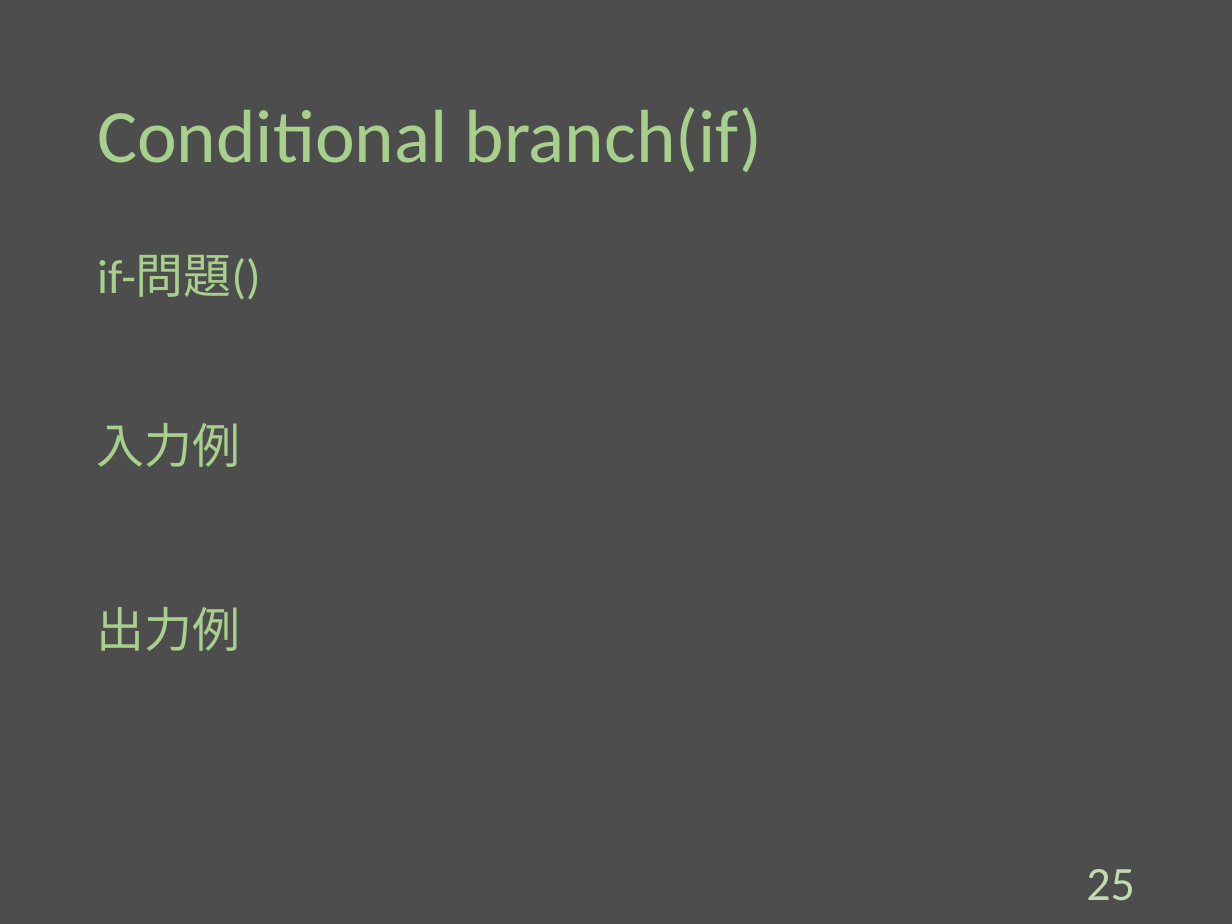
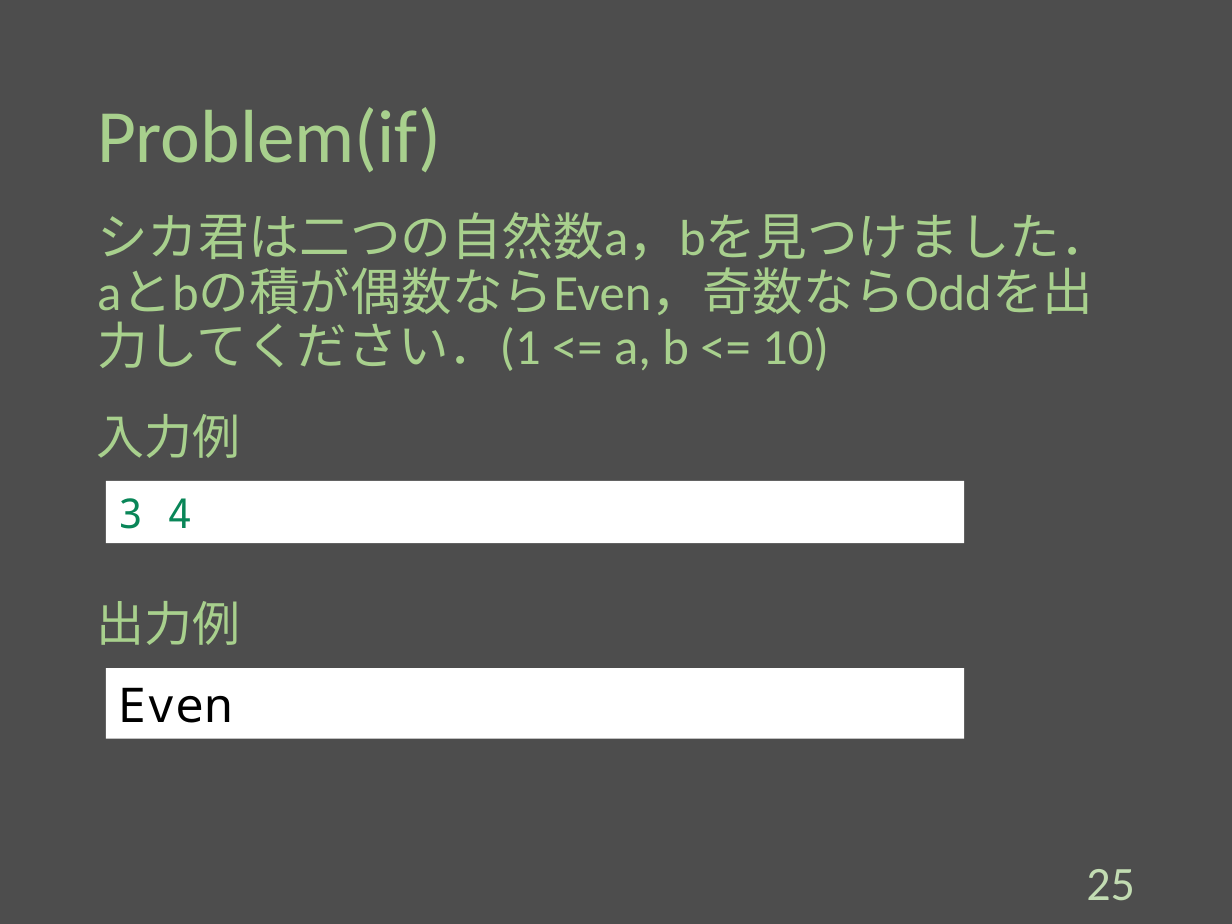
Before and after one commit to Melbeck777/program_seminar, a slide deck: slide 26 of ProgramSlide.pptx. Drawn at 1232x924 pixels with LibreOffice and Linux fonts; fonts in the diff are those of the drawing. Boxes give left, top, right and bottom in pixels: in the first picture for what was removed or moved away, otherwise in the second. Text is boxed around its words. In the diff, an @@ line names an element or a change of style, - is before the commit and + after.

Commit message:
[add]:Write conditional branch and repeat section.

```diff
--- a/ProgramSlide.pptx
+++ b/ProgramSlide.pptx
@@ title at bbox=[97, 107, 442, 172]: text changed @@
-Conditional branch(if)
+Problem(if)
@@ text at bbox=[97, 212, 1111, 371]: text changed; size 28 to 29.6 pt @@
-if-問題()
+シカ君は二つの自然数a，bを見つけました．
+aとbの積が偶数ならEven，奇数ならOddを出力してください．(1 <= a, b <= 10)
@@ text "入力例": place and size @@
-text "入力例" at bbox=[97, 423, 241, 467]
+text "入力例" at bbox=[97, 414, 241, 458]
@@ rectangle added at bbox=[106, 480, 965, 542], fill #FFFFFF, 24 pt, text #098658 @@
+3 4
@@ text "出力例": place and size @@
-text "出力例" at bbox=[97, 607, 241, 651]
+text "出力例" at bbox=[97, 601, 241, 645]
@@ rectangle added at bbox=[106, 668, 965, 738], fill #FFFFFF, 28 pt, text #000000 @@
+Even
```
Also in this commit, not shown: 3 other slides changed, 7 slides added.
